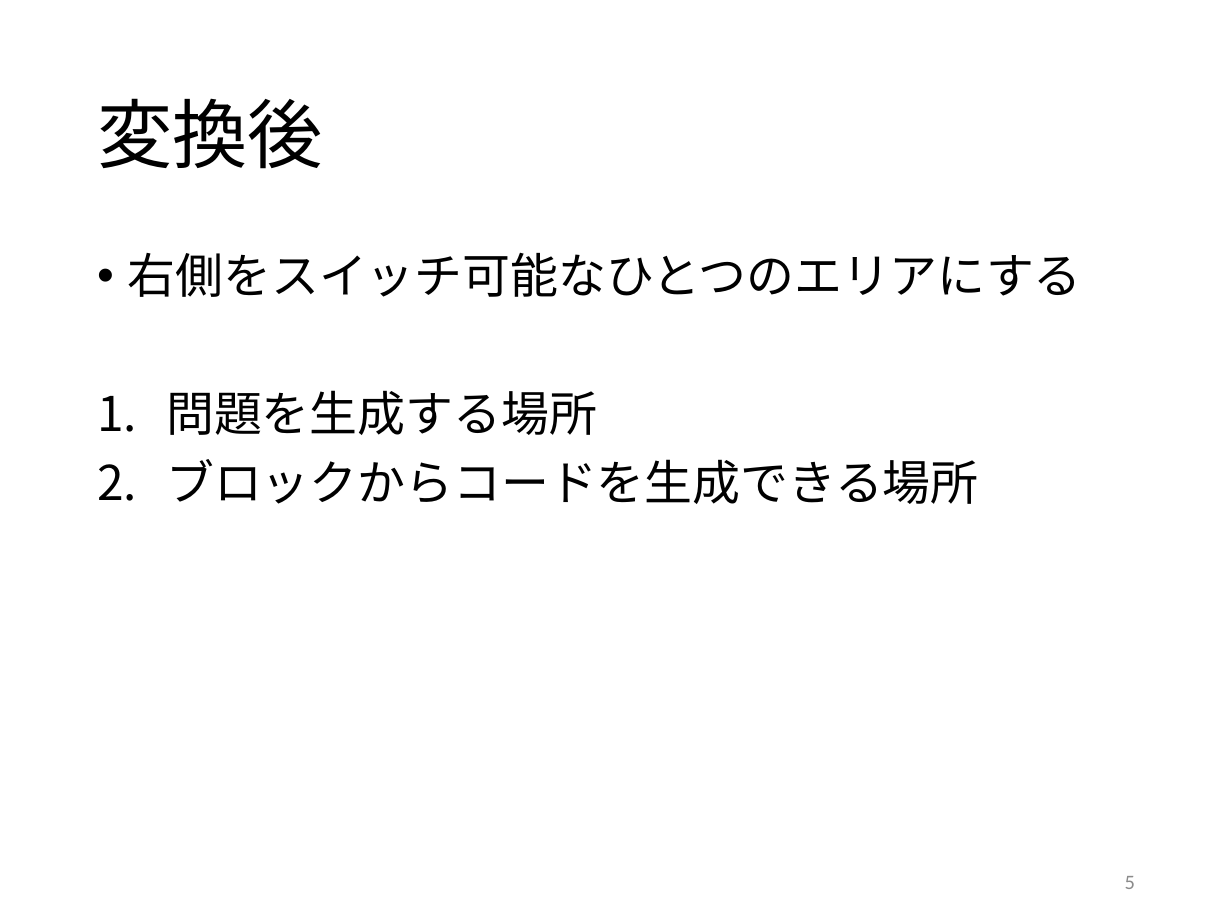
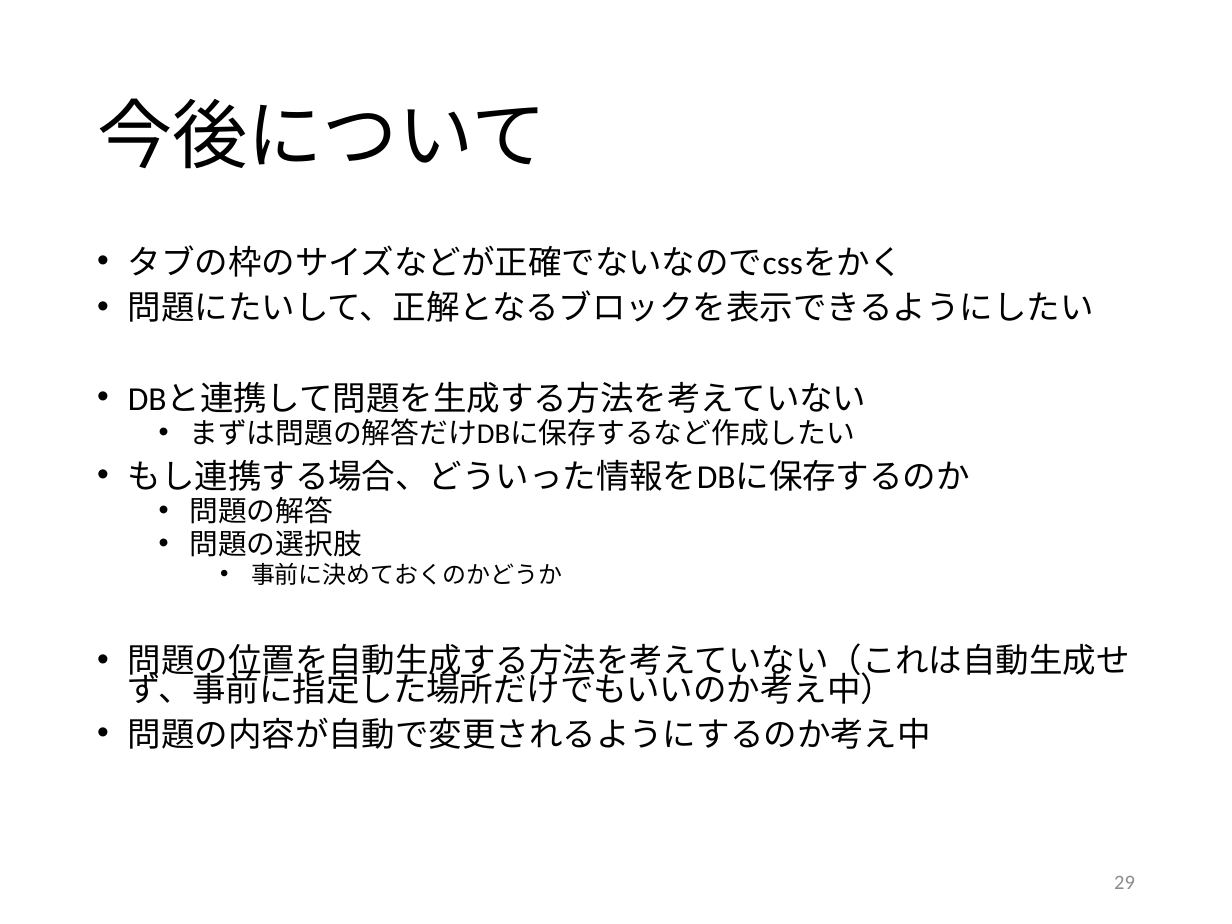
Before and after one commit to kait-takanolab/1821121-shimaoka-thesis, a slide deck: slide 29 of 1821121_shimaoka_sotsuken.pptx (slide 5 before the commit). Drawn at 1232x924 pixels with LibreOffice and Linux fonts; fonts in the diff are those of the drawing. Boxes give left, top, right and bottom in pixels: in the first picture for what was removed or moved away, otherwise in the second. Text is boxed around its words. In the diff, an @@ line names an element or a change of style, - is before the commit and + after.

```diff
--- a/1821121_shimaoka_sotsuken.pptx
+++ b/1821121_shimaoka_sotsuken.pptx
@@ title at [97,98,546,169]: text changed @@
-変換後
+今後について
@@ text at [128,245,1130,749]: text changed; size 28 to 19.6 pt @@
-• 右側をスイッチ可能なひとつのエリアにする
-1. 問題を生成する場所
-2. ブロックからコードを生成できる場所
+• タブの枠のサイズなどが正確でないなのでcssをかく
+• 問題にたいして、正解となるブロックを表示できるようにしたい
+• DBと連携して問題を生成する方法を考えていない
+  • まずは問題の解答だけDBに保存するなど作成したい
+• もし連携する場合、どういった情報をDBに保存するのか
+  • 問題の解答
+  • 問題の選択肢
+    • 事前に決めておくのかどうか
+• 問題の位置を自動生成する方法を考えていない（これは自動生成せず、事前に指定した場所だけでもいいのか考え中）
+• 問題の内容が自動で変更されるようにするのか考え中
@@ page number at [1114,876,1135,889]: text changed @@
-5
+29
```
Also in this commit, not shown: 4 other slides changed, 2 slides added, 5 slides removed.
